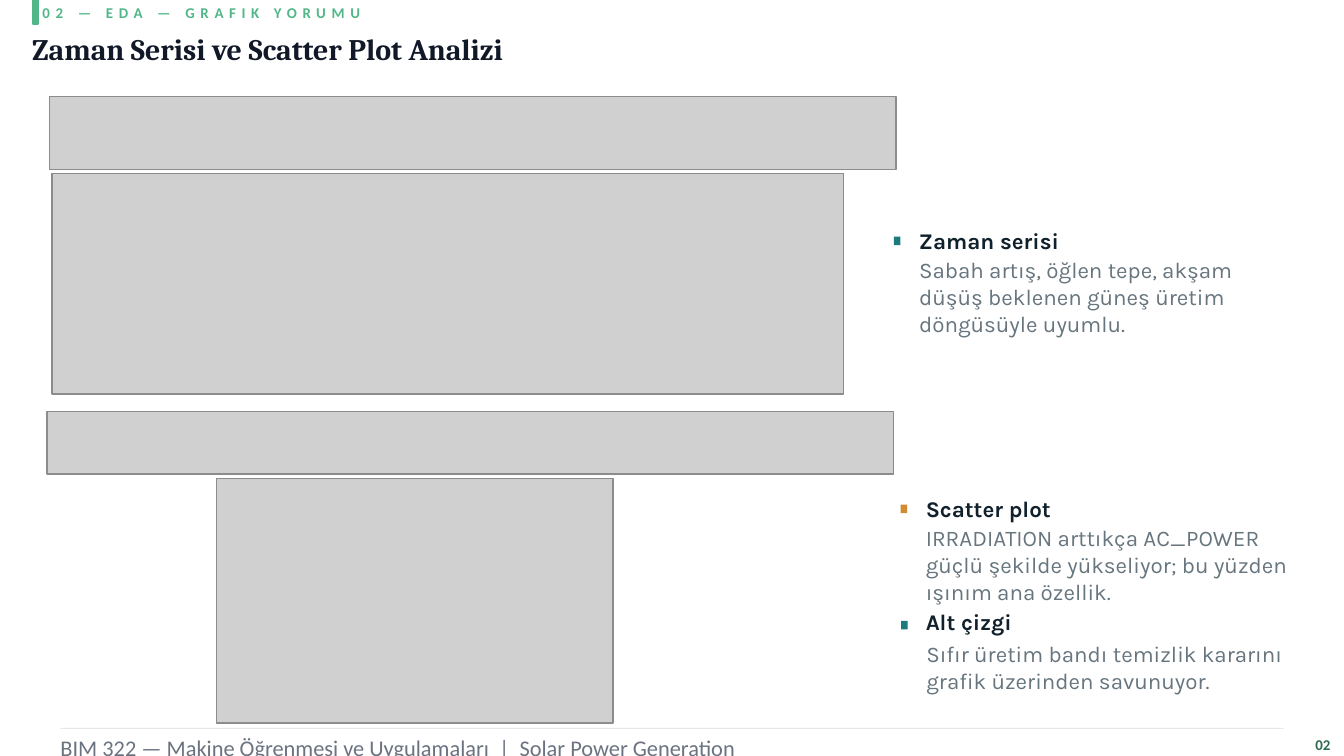
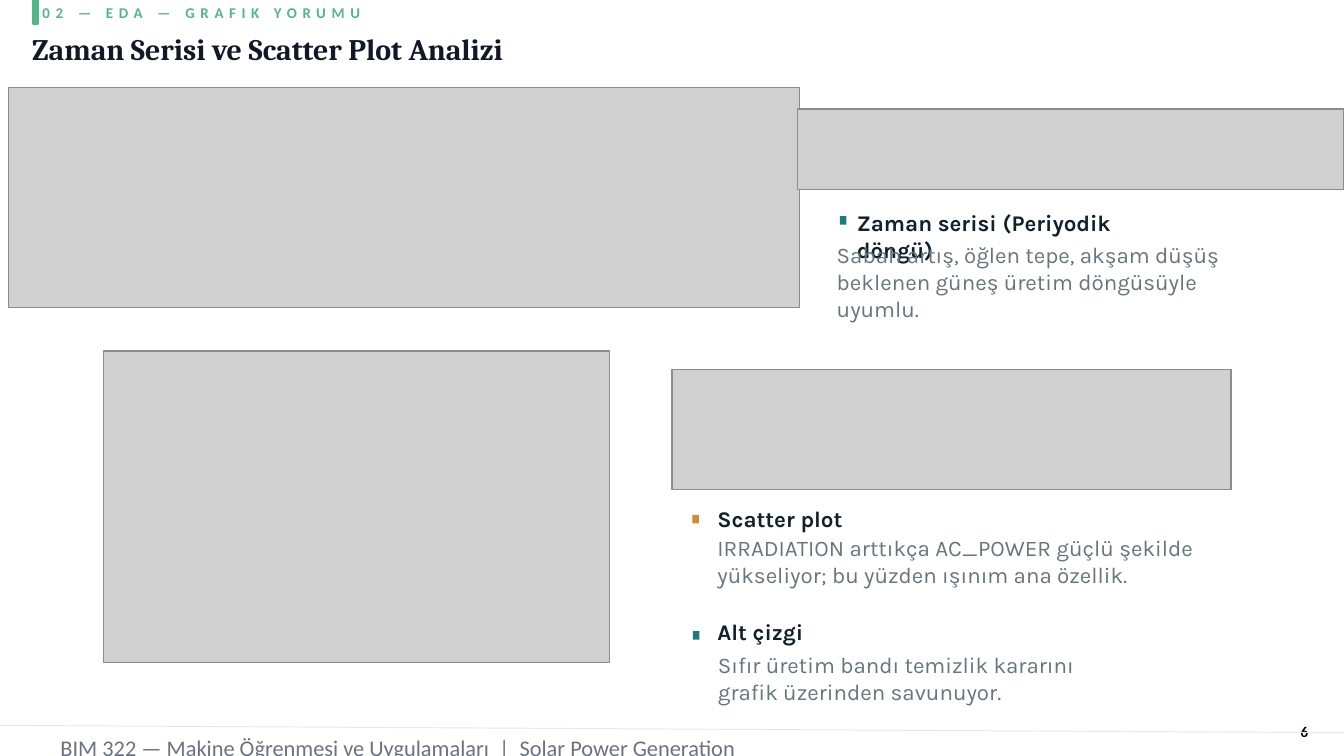
Before and after one commit to busraddmr/BIM322-Solar-Power-Prediction, a slide deck: slide 6 of sunum/BusraDemir_NazeninTatar_BIM322_Sunum.pptx. Drawn at 1344x756 pixels with LibreOffice and Linux fonts; fonts in the diff are those of the drawing; grey boxes stand for pictures. Boxes give left, top, right and bottom in pixels: in the first picture for what was removed or moved away, otherwise in the second. Text is boxed around its words. In the diff, an @@ line names an element or a change of style, - is before the commit and + after.

```diff
--- a/sunum/BusraDemir_NazeninTatar_BIM322_Sunum.pptx
+++ b/sunum/BusraDemir_NazeninTatar_BIM322_Sunum.pptx
@@ picture: place and size @@
-picture at [52, 173, 844, 394]
+picture at [8, 87, 800, 308]
@@ picture removed at [50, 97, 896, 169] @@
@@ picture added at [798, 109, 1344, 190] @@
@@ rectangle: place and size @@
-rectangle at [894, 237, 900, 245]
+rectangle at [840, 216, 847, 224]
@@ text at [857, 214, 1111, 264]: text changed @@
-Zaman serisi
+Zaman serisi (Periyodik döngü)
@@ text "Sabah artış, öğlen tepe, akşam ..." rewrapped from [919, 262, 1232, 338] to [837, 243, 1219, 296] @@
@@ picture: place and size @@
-picture at [216, 478, 613, 723]
+picture at [103, 351, 609, 663]
@@ picture added at [672, 370, 1231, 489] @@
@@ picture removed at [47, 411, 894, 474] @@
@@ text "IRRADIATION arttıkça AC_POWER güçlü şekilde ..." rewrapped from [926, 530, 1287, 605] to [717, 540, 1192, 589] @@
@@ 3 texts, 2 rectangles: place and size @@
-3 texts, 2 rectangles at [900, 501, 1282, 695]
+3 texts, 2 rectangles at [692, 511, 1074, 706]
@@ line moved from (60, 728) - (1284, 728) to (0, 726) - (1344, 732) @@
@@ text added at [1301, 726, 1309, 737], 8 pt, text #000000, bold @@
+6
@@ text removed at [1315, 740, 1330, 750] @@
-02
```
Also in this commit, not shown: 17 other slides changed, 5 slides added, 1 slide removed.
